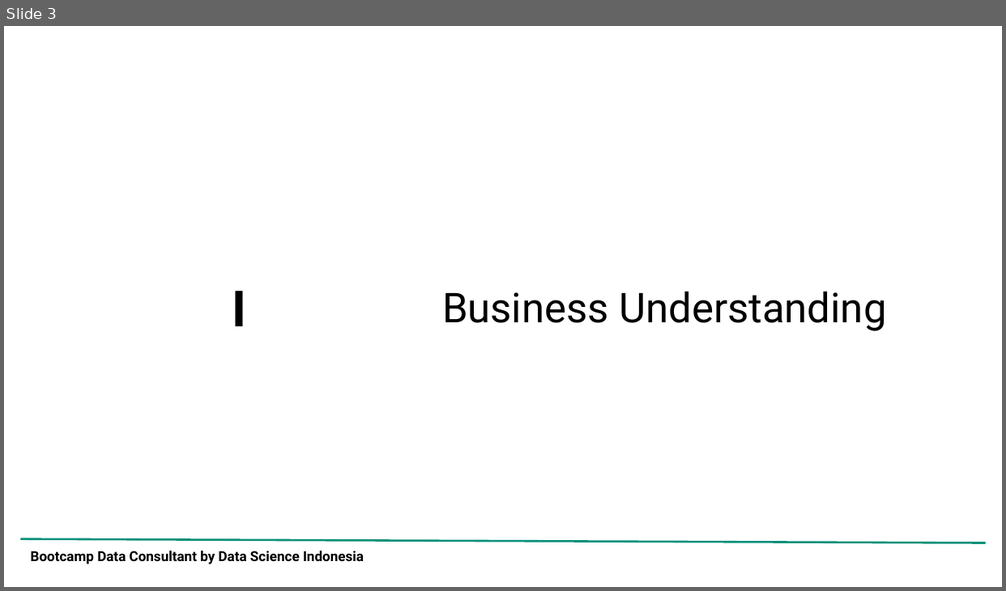
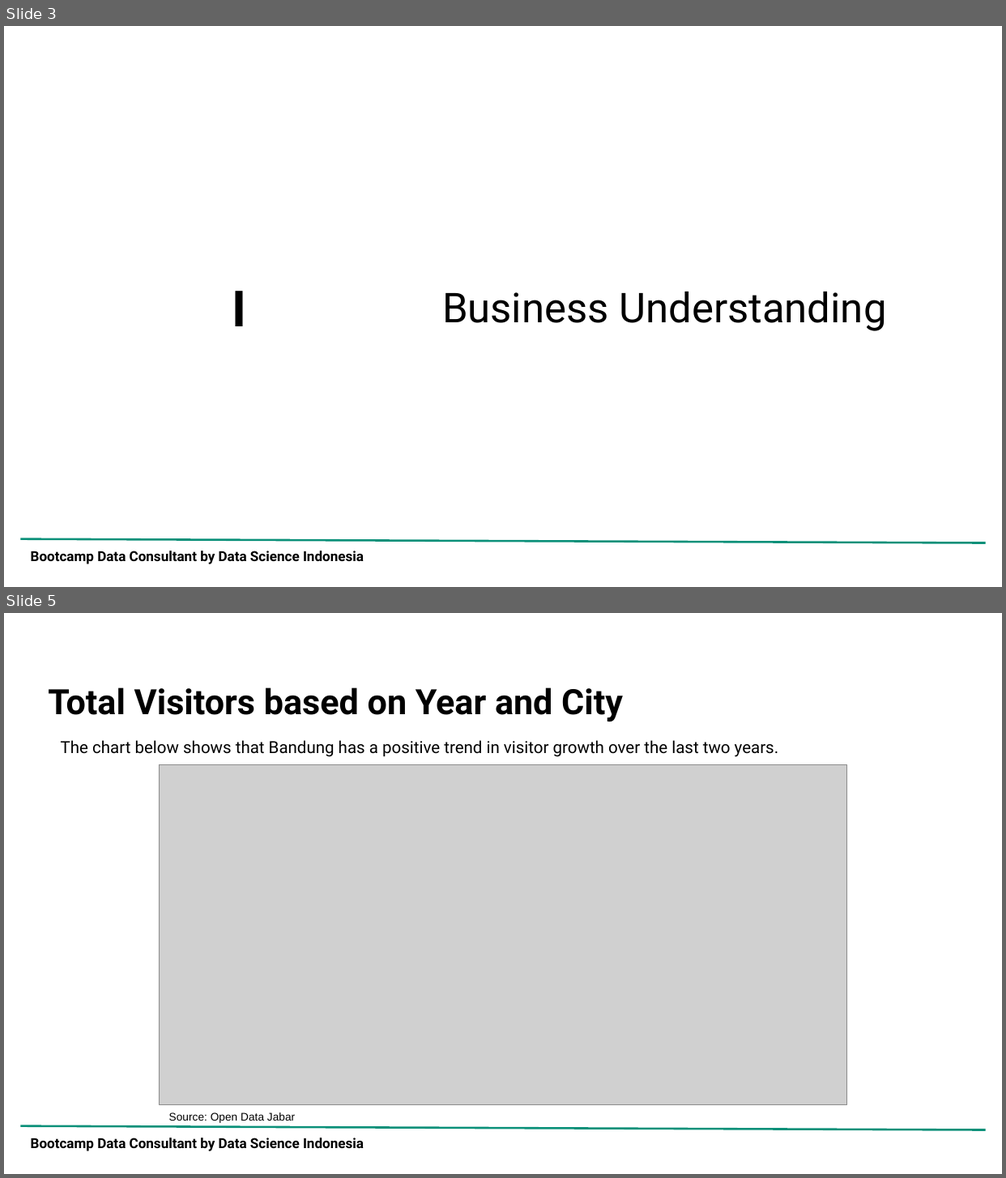
Before and after one commit to adrn-mm/DSLS_Mini-Project-DS_Adrian-Maulana-Muhammad, a slide deck: reports/Project Report_Mini Project DS_Adrian Maulana Muhammad.pptx. Shown one above the other, each under a label of ours: slide 3 before the commit, slides 3 and 5 after it; the slides between them are not shown. The pictures are 1006x591 and 1006x1178 pixels, drawn with LibreOffice and Linux fonts; fonts in the diff are those of the drawing; grey boxes stand for pictures; background and template pictures are left out. Boxes give left, top, right and bottom in pixels: in the first picture for what was removed or moved away, otherwise in the second. Text is boxed around its words. In the diff, an @@ line names an element or a change of style, - is before the commit and + after.

```diff
--- a/reports/Project Report_Mini Project DS_Adrian Maulana Muhammad.pptx
+++ b/reports/Project Report_Mini Project DS_Adrian Maulana Muhammad.pptx
@@ slide 5 added at (4, 613, 1002, 1174), background picture (left out); not listed: 2 template elements that a slide beside it also shows @@
@@ title added at (48, 688, 623, 722), 25.2 pt, text #000000, bold @@
+Total Visitors based on Year and City
@@ text added at (61, 740, 779, 757), 12 pt, text #000000 @@
+The chart below shows that Bandung has a positive trend in visitor growth over the last two years.
@@ picture added at (160, 764, 847, 1105) @@
@@ text added at (169, 1113, 295, 1123), 8 pt, text #000000 @@
+Source: Open Data Jabar
```
Also in this commit, not shown: 7 slides changed, 33 other slides added, 6 slides removed, 4 other files.
